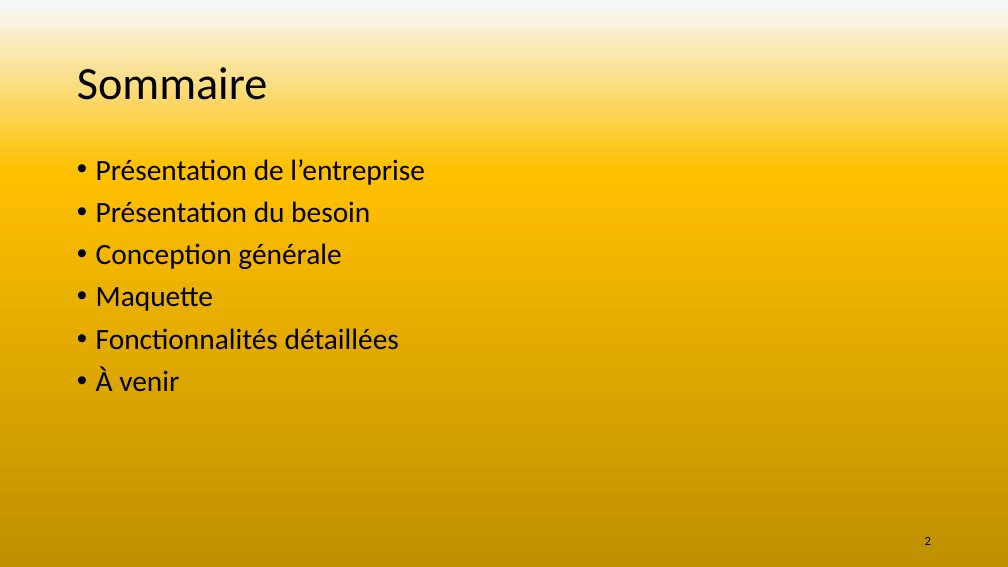
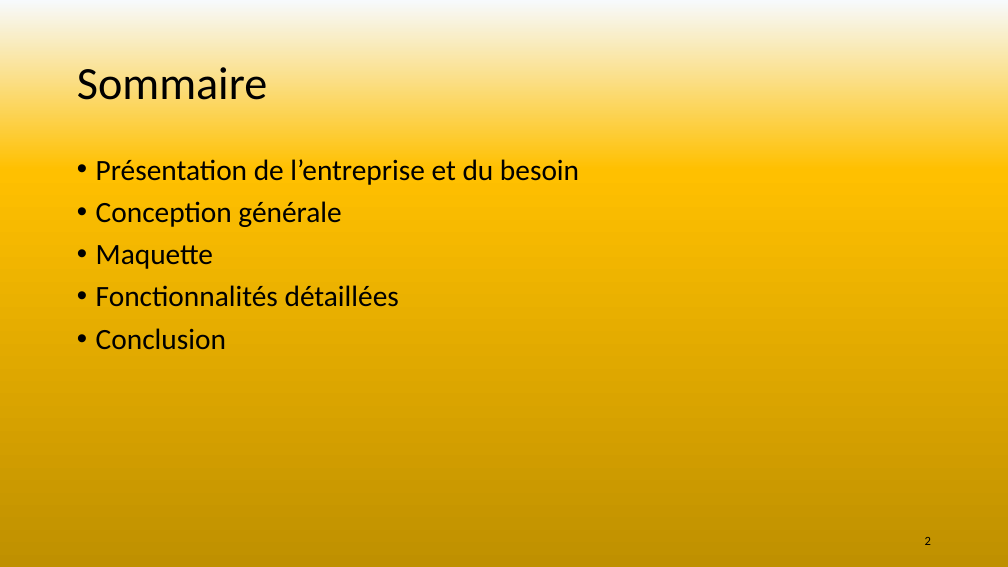
Before and after one commit to SebLeyr/Rotten_potatoes, a slide deck: slide 2 of Conception/Rotten potatoes.pptx. Drawn at 1008x567 pixels with LibreOffice and Linux fonts; fonts in the diff are those of the drawing. Boxes give left, top, right and bottom in pixels: in the first picture for what was removed or moved away, otherwise in the second. Text is boxed around its words. In the diff, an @@ line names an element or a change of style, - is before the commit and + after.

```diff
--- a/Conception/Rotten potatoes.pptx
+++ b/Conception/Rotten potatoes.pptx
@@ text at (96,159,579,185): text changed @@
-• Présentation de l’entreprise
-• Présentation du besoin
+• Présentation de l’entreprise et du besoin
@@ text at (96,328,226,350): text changed @@
-• À venir
+• Conclusion
```
Also in this commit, not shown: 4 other slides changed, 9 slides added, 4 slides removed, 1 other file.
